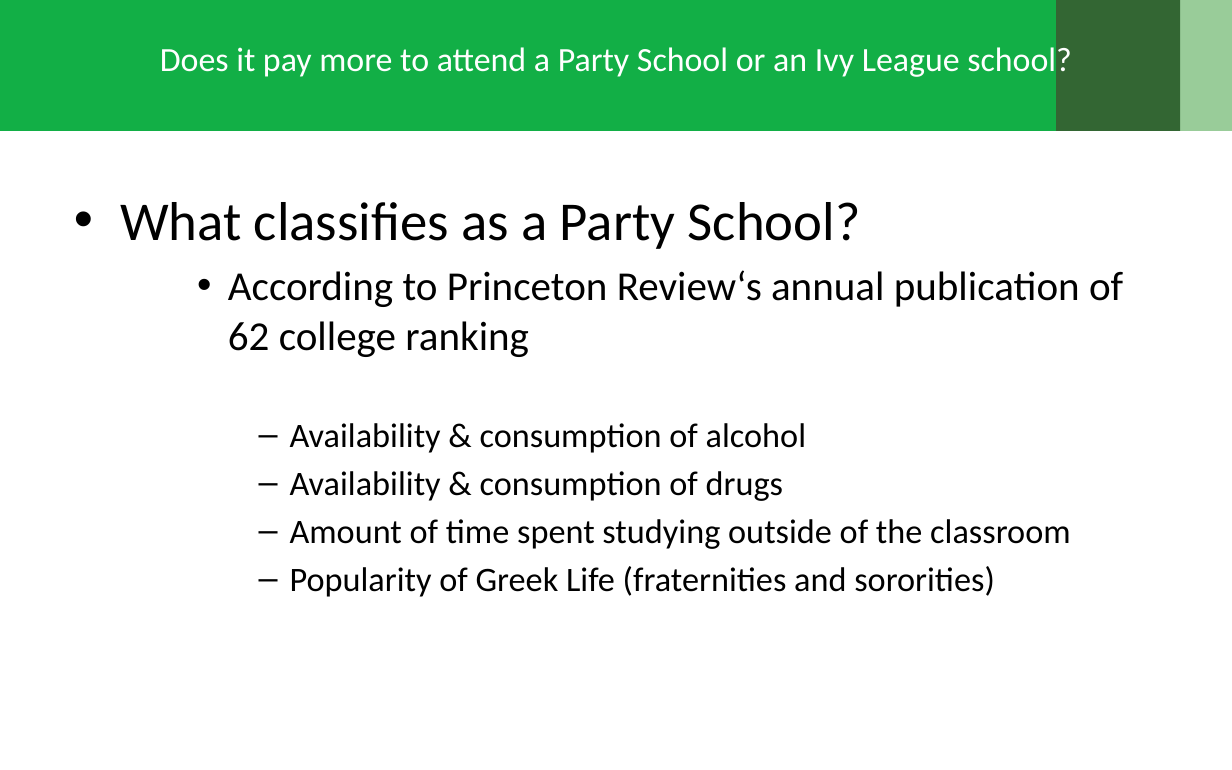
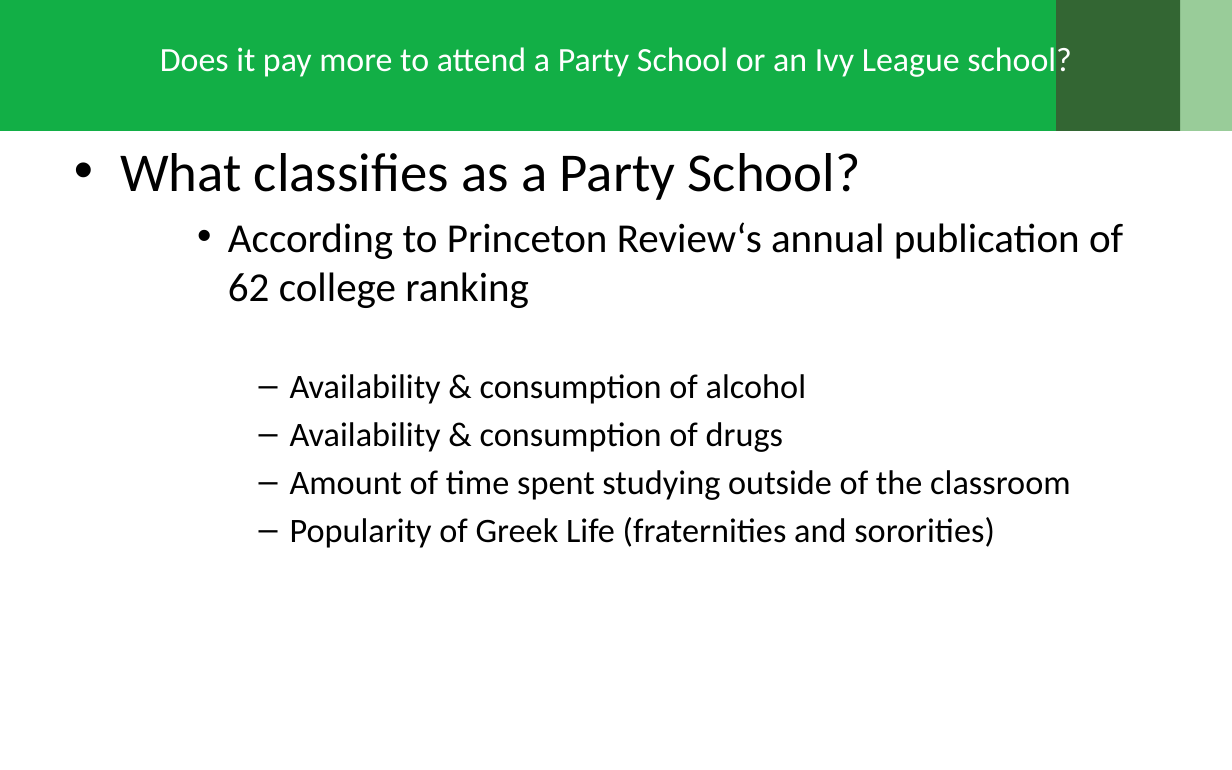
Before and after one commit to khosenag03/RICHdataGroupProject, a slide deck: slide 5 of The True Meaning behind Decision Day.pptx. Drawn at 1232x770 pixels with LibreOffice and Linux fonts; fonts in the diff are those of the drawing; background and template pictures are left out. Boxes give left, top, right and bottom in pixels: in the first picture for what was removed or moved away, otherwise in the second. Text is boxed around its words. In the diff, an @@ line names an element or a change of style, - is before the commit and + after.

```diff
--- a/The True Meaning behind Decision Day.pptx
+++ b/The True Meaning behind Decision Day.pptx
@@ text "What classifies as a Party ...": place and size @@
-text "What classifies as a Party ..." at box(120, 202, 1123, 597)
+text "What classifies as a Party ..." at box(120, 153, 1123, 548)
```
Also in this commit, not shown: 14 other slides changed, 9 slides added.
